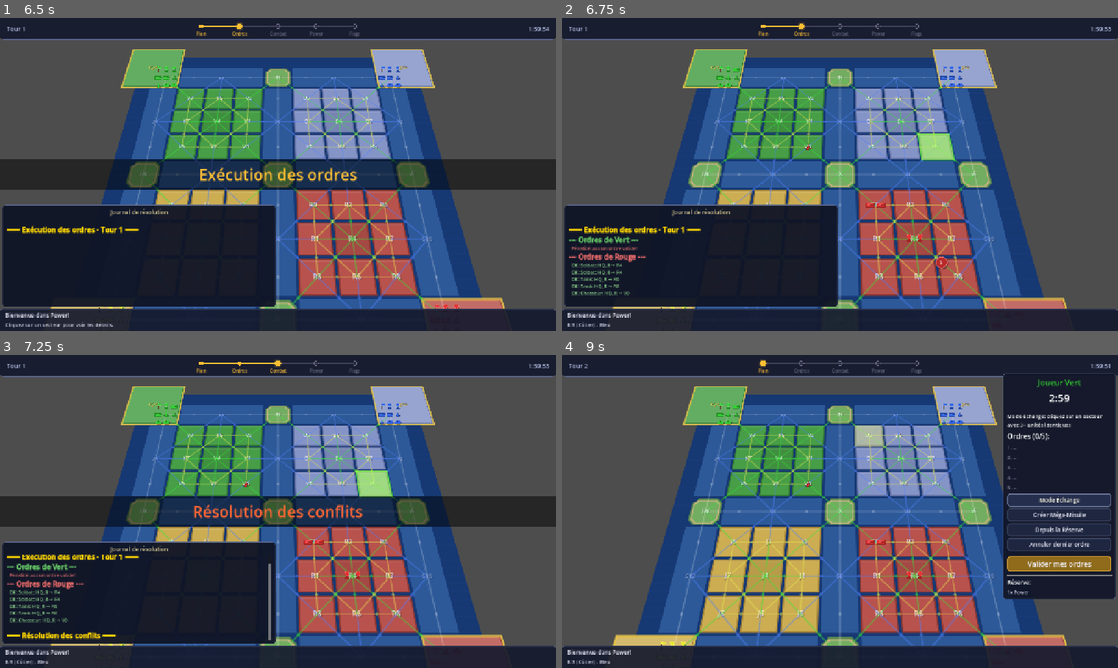
Above: before the commit, frames 1-4 (two rows, left to right).
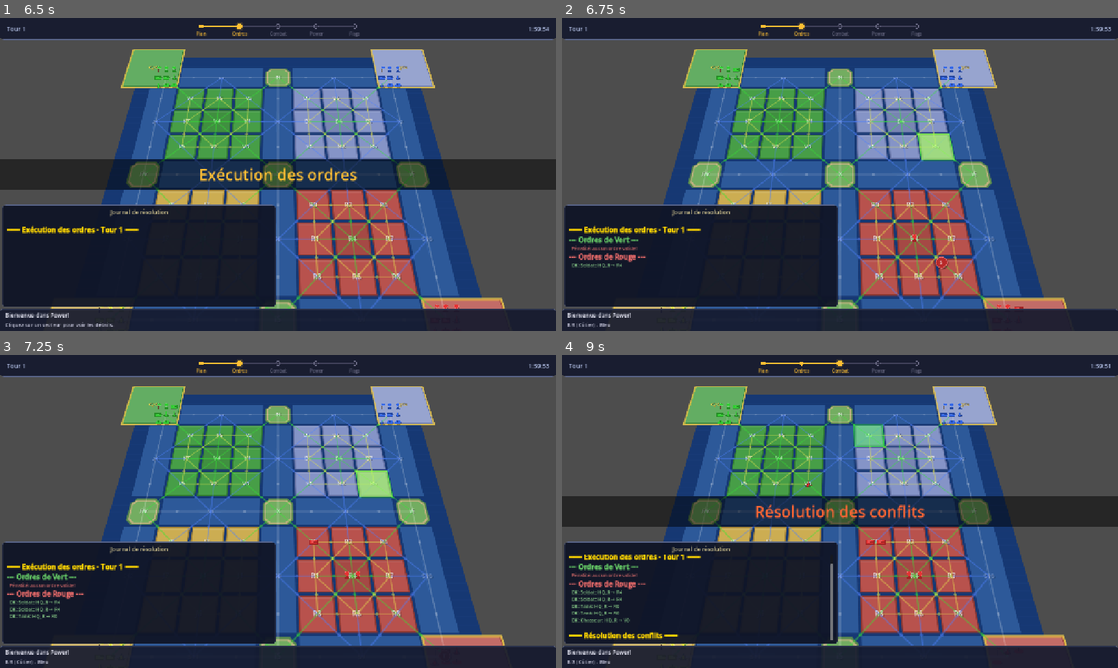
Above: after the commit, the same moments.

Repository: Njko/power_the_game
Game: Godot game, scene res://scenes/main.tscn
Two runs of this game, one before a commit and one after it. Both use one fixed random seed, a clock stepped at 60 frames per second and the inputs below.
Inputs (mouse positions are in pixels of both pictures, inside the frame that each line leads up to):
- Up to frame 1 (6.5 s): click "1 vs 1 Duel" at 0.5 s; click "Mode Échange" at 1.25 s; click "Créer Méga-Missile" at 2 s; click "Mode Échange" at 2.75 s; click "Depuis la Réserve" at 3.5 s; click "Mode Échange" at 4.25 s; click "Annuler dernier ordre" at 5 s; click "Valider mes ordres" at 5.75 s
- Up to frame 2 (6.75 s): tap Enter (ui_accept) at 6.5 s; move the mouse to (962, 158) at 6.52 s; click (962, 158) at 6.67 s
- Up to frame 3 (7.25 s): tap Enter (ui_accept) at 6.77 s
- Up to frame 4 (9 s): drag from (728, 527) to (812, 574) at 7.27 s; move the mouse to (895, 442) at 8.02 s; click (895, 442) at 8.17 s; click (1056, 498) at 8.75 s, where only the run before the commit has a clickable "Mode Échange"

Frame 1 is identical in both runs. In frame 2, 0.4% of the frame differs, in the area x 1-83%, y 40-93%; in frame 3, 12%; in frame 4, 38%, in the area x 0-100%, y 1-93%.

Commit message:
feat: sequential order/combat animations, updated CLAUDE.md
- Orders execute one by one with animation after each: board evolves
  progressively instead of jumping to final state
- Combat/rebond resolution also sequential: each conflict animated
  individually before processing the next
- CLAUDE.md fully updated to reflect current architecture: board
  layout, sector numbering, movement rules, AI design, arbiter,
  logger, game modes, debug tools

Co-Authored-By: Claude Opus 4.6 (1M context) <noreply@anthropic.com>

Diff:
--- a/scripts/core/game_manager.gd
+++ b/scripts/core/game_manager.gd
@@ -237,6 +237,11 @@
 		if not unit.in_reserve and unit.sector_id != "":
 			unit.set_meta("origin_sector", unit.sector_id)
 
+	# Afficher l'état initial du plateau avant les déplacements
+	if unit_renderer:
+		unit_renderer.update_display()
+
+	# Exécuter les ordres séquentiellement avec animation après chaque ordre
 	var active := game_state.get_active_players()
 	var start_idx: int = game_state.arbiter_index % active.size()
 
@@ -245,13 +250,9 @@
 		var player_color: GameEnums.PlayerColor = active[player_idx]
 		var player := game_state.get_player(player_color)
 		resolution_log.emit("--- Ordres de %s ---" % _color_name(player_color))
-		_execute_player_orders(player)
-
-	# Jouer les animations de déplacement
-	if anim_manager:
-		anim_manager.play_all()
-		await anim_manager.animation_finished
-
+		await _execute_player_orders(player)
+
+	# Affichage final après tous les ordres
 	if unit_renderer:
 		unit_renderer.update_display()
 
@@ -266,6 +267,13 @@
 		if _validate_and_execute_order(order, player):
 			valid_count += 1
 			resolution_log.emit("  OK: %s" % order.get_description())
+			# Jouer l'animation de cet ordre immédiatement
+			if anim_manager and not anim_manager._animation_queue.is_empty():
+				anim_manager.play_all()
+				await anim_manager.animation_finished
+			# Mettre à jour l'affichage après chaque déplacement
+			if unit_renderer:
+				unit_renderer.update_display()
 		else:
 			resolution_log.emit("  ILLÉGAL: %s" % order.get_description())
 
@@ -506,6 +514,9 @@
 		anim_manager.play_all()
 		await anim_manager.animation_finished
 
+	if unit_renderer:
+		unit_renderer.update_display()
+
 	var max_iterations := 20
 	var had_conflicts := true
 
@@ -513,8 +524,11 @@
 		had_conflicts = false
 		max_iterations -= 1
 
-		for sector_id in game_state.board.sectors:
+		var sector_ids: Array = game_state.board.sectors.keys()
+		for sector_id in sector_ids:
 			var sector: Sector = game_state.board.get_sector(sector_id)
+			if sector == null:
+				continue
 			var players_present := sector.get_players_present()
 
 			if players_present.size() < 2:
@@ -522,11 +536,12 @@
 
 			if _resolve_combat(sector_id, players_present):
 				had_conflicts = true
-
-	# Jouer les animations de combat
-	if anim_manager:
-		anim_manager.play_all()
-		await anim_manager.animation_finished
+				# Jouer l'animation de ce combat/rebond immédiatement
+				if anim_manager and not anim_manager._animation_queue.is_empty():
+					anim_manager.play_all()
+					await anim_manager.animation_finished
+				if unit_renderer:
+					unit_renderer.update_display()
 
 	if unit_renderer:
 		unit_renderer.update_display()
Not shown, changed: CLAUDE.md
